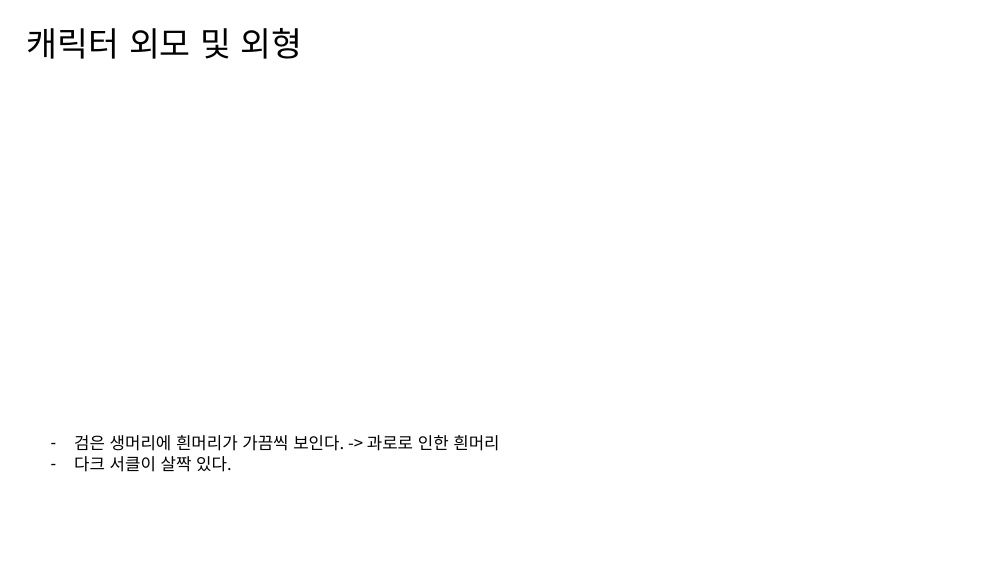
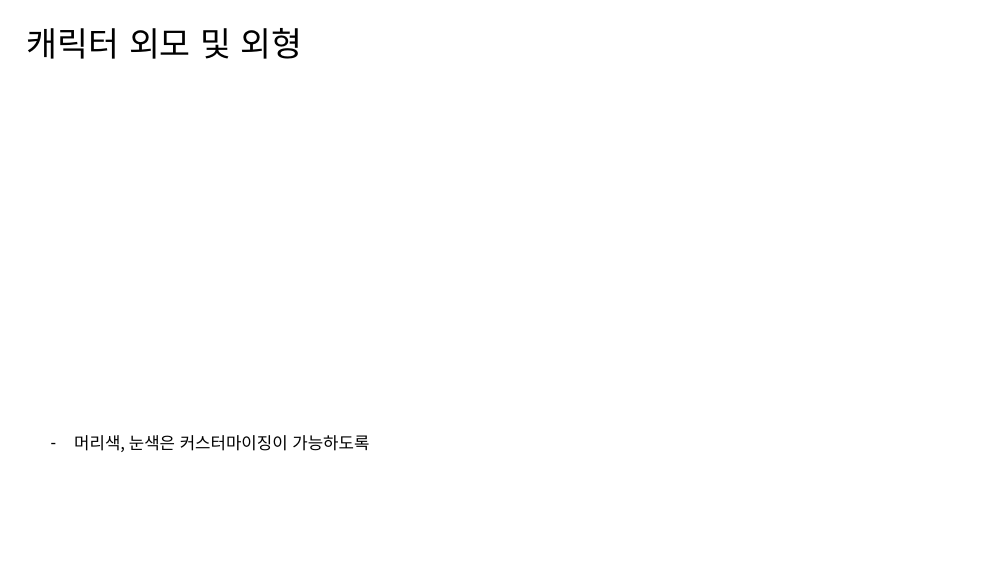
Before and after one commit to go4521304/Backyeah, a slide deck: slide 3 of document/캐릭터이미지.pptx. Drawn at 1008x567 pixels with LibreOffice and Linux fonts; fonts in the diff are those of the drawing. Boxes give left, top, right and bottom in pixels: in the first picture for what was removed or moved away, otherwise in the second. Text is boxed around its words. In the diff, an @@ line names an element or a change of style, - is before the commit and + after.

```diff
--- a/document/캐릭터이미지.pptx
+++ b/document/캐릭터이미지.pptx
@@ text at (74,435,369,452): text changed @@
-– 검은 생머리에 흰머리가 가끔씩 보인다. -> 과로로 인한 흰머리
-– 다크 서클이 살짝 있다.
+– 머리색, 눈색은 커스터마이징이 가능하도록
```
Also in this commit, not shown: 2 other files.
